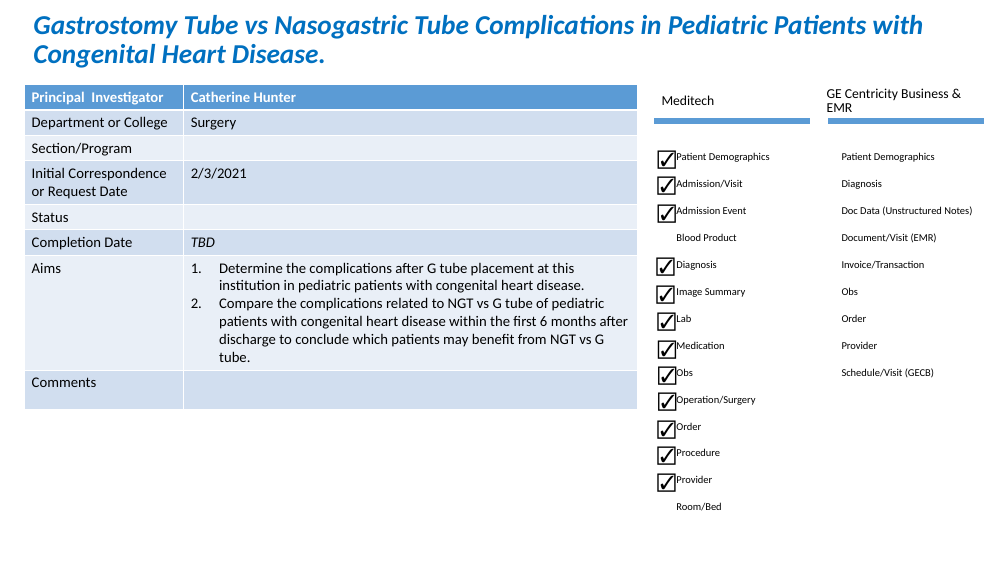
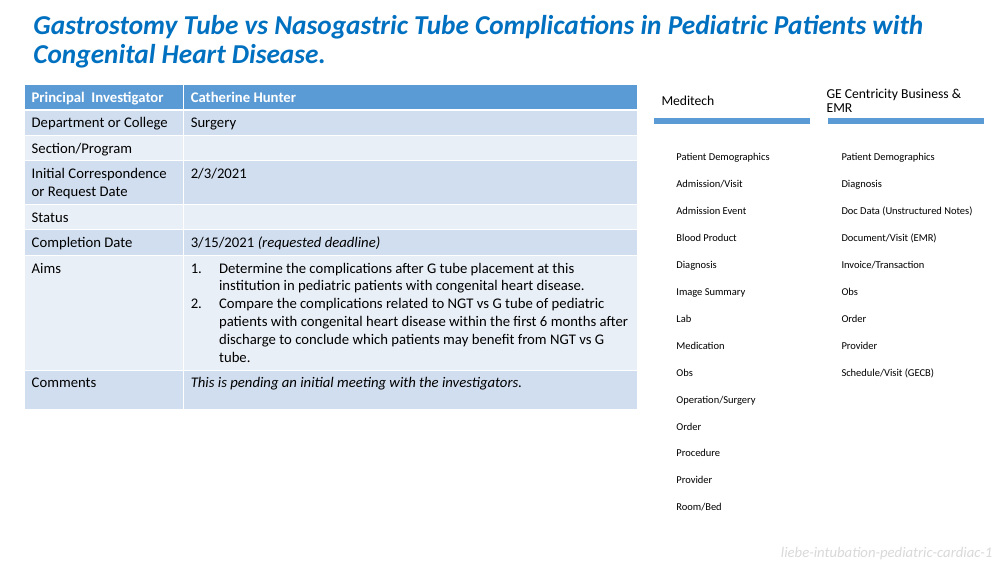
Before and after one commit to OuhscBbmc/prairie-outpost-public, a slide deck: slide 27 of publications/presentation-2021-02-aac/crdw-2021-02.pptx (slide 28 before the commit). Drawn at 1008x567 pixels with LibreOffice and Linux fonts; fonts in the diff are those of the drawing. Boxes give left, top, right and bottom in pixels: in the first picture for what was removed or moved away, otherwise in the second. Text is boxed around its words. In the diff, an @@ line names an element or a change of style, - is before the commit and + after.

```diff
--- a/publications/presentation-2021-02-aac/crdw-2021-02.pptx
+++ b/publications/presentation-2021-02-aac/crdw-2021-02.pptx
@@ table at [24,85,637,407] @@
-row 6, column 2: TBD
+row 6, column 2: 3/15/2021 (requested deadline)
-row 8, column 2: 
+row 8, column 2: This is pending an initial meeting with the investigators.
@@ text removed at [650,143,683,173] @@
-☑
@@ text removed at [650,169,682,200] @@
-☑
@@ text removed at [650,197,683,228] @@
-☑
@@ text removed at [649,250,681,280] @@
-☑
@@ text removed at [649,278,681,308] @@
-☑
@@ text removed at [650,305,682,335] @@
-☑
@@ text removed at [650,333,683,363] @@
-☑
@@ text removed at [650,359,683,389] @@
-☑
@@ text removed at [650,385,683,415] @@
-☑
@@ text removed at [650,413,682,443] @@
-☑
@@ text removed at [650,439,682,470] @@
-☑
@@ text removed at [650,466,682,496] @@
-☑
@@ text added at [781,543,992,561], 14 pt, text #D9D9D9, italic @@
+liebe-intubation-pediatric-cardiac-1
```
Also in this commit, not shown: 25 other slides changed, 1 slide removed.
